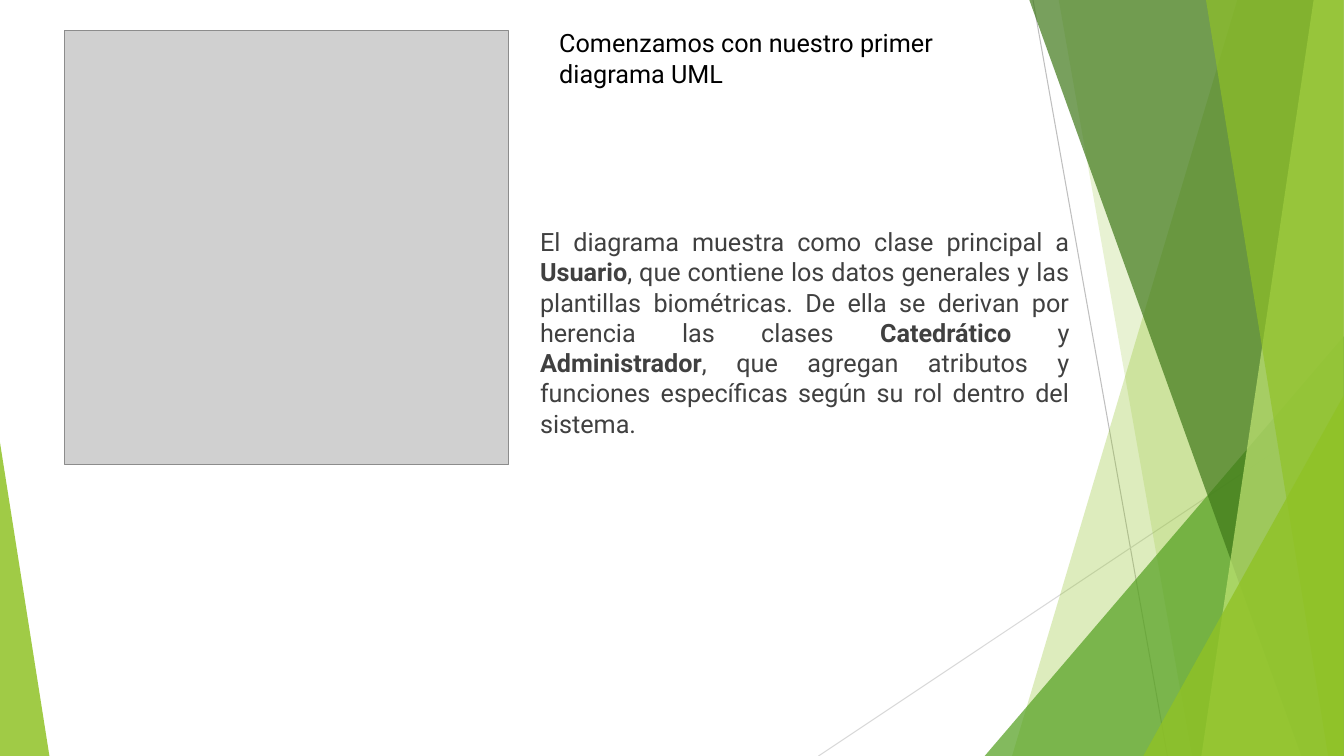
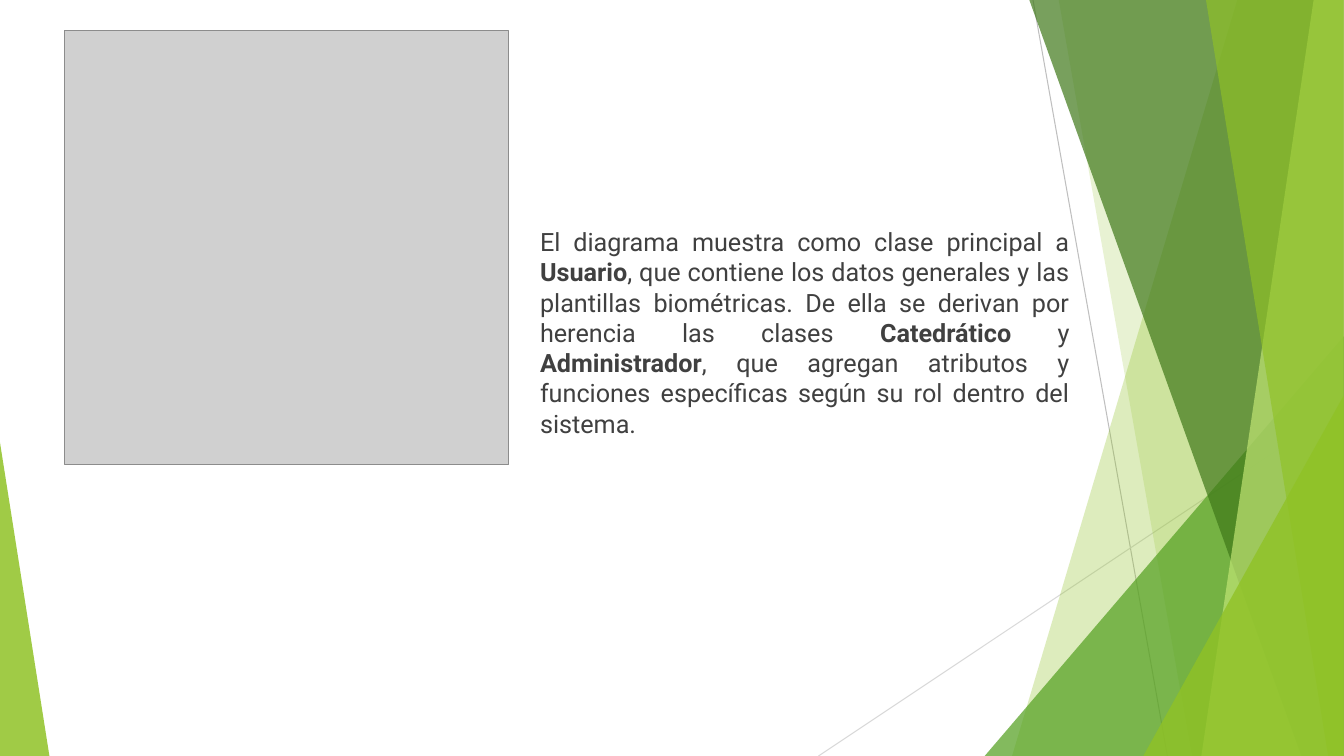
Before and after one commit to Cynthia21Morales/Ingenieria_del_Software_CynthiaJasmineMT, a slide deck: slide 4 of unidad 1/1.3 Ejercicio Diagrama Uml_Cynthia Jasmine Morales Torres.pptx (slide 3 before the commit). Drawn at 1344x756 pixels with LibreOffice and Linux fonts; fonts in the diff are those of the drawing; grey boxes stand for pictures. Boxes give left, top, right and bottom in pixels: in the first picture for what was removed or moved away, otherwise in the second. Text is boxed around its words. In the diff, an @@ line names an element or a change of style, - is before the commit and + after.

```diff
--- a/unidad 1/1.3 Ejercicio Diagrama Uml_Cynthia Jasmine Morales Torres.pptx
+++ b/unidad 1/1.3 Ejercicio Diagrama Uml_Cynthia Jasmine Morales Torres.pptx
@@ text removed at <box>559,34,933,89</box> @@
-Comenzamos con nuestro primer diagrama UML
```
Also in this commit, not shown: 4 other slides changed, 2 slides added, 1 slide removed.
